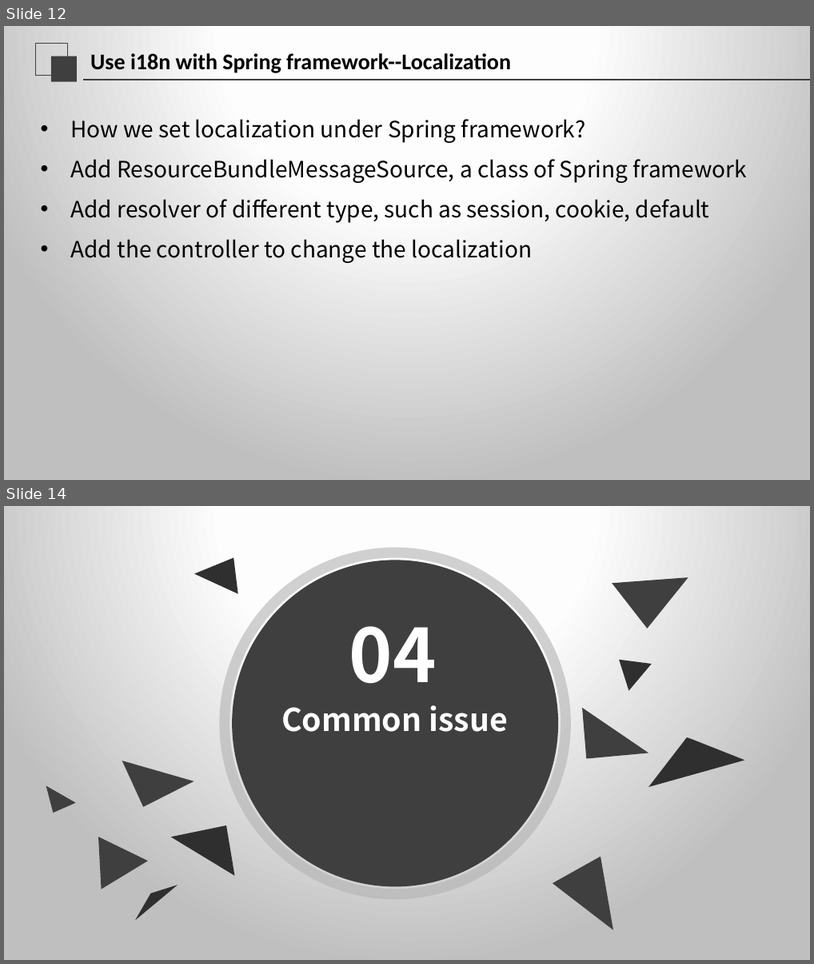
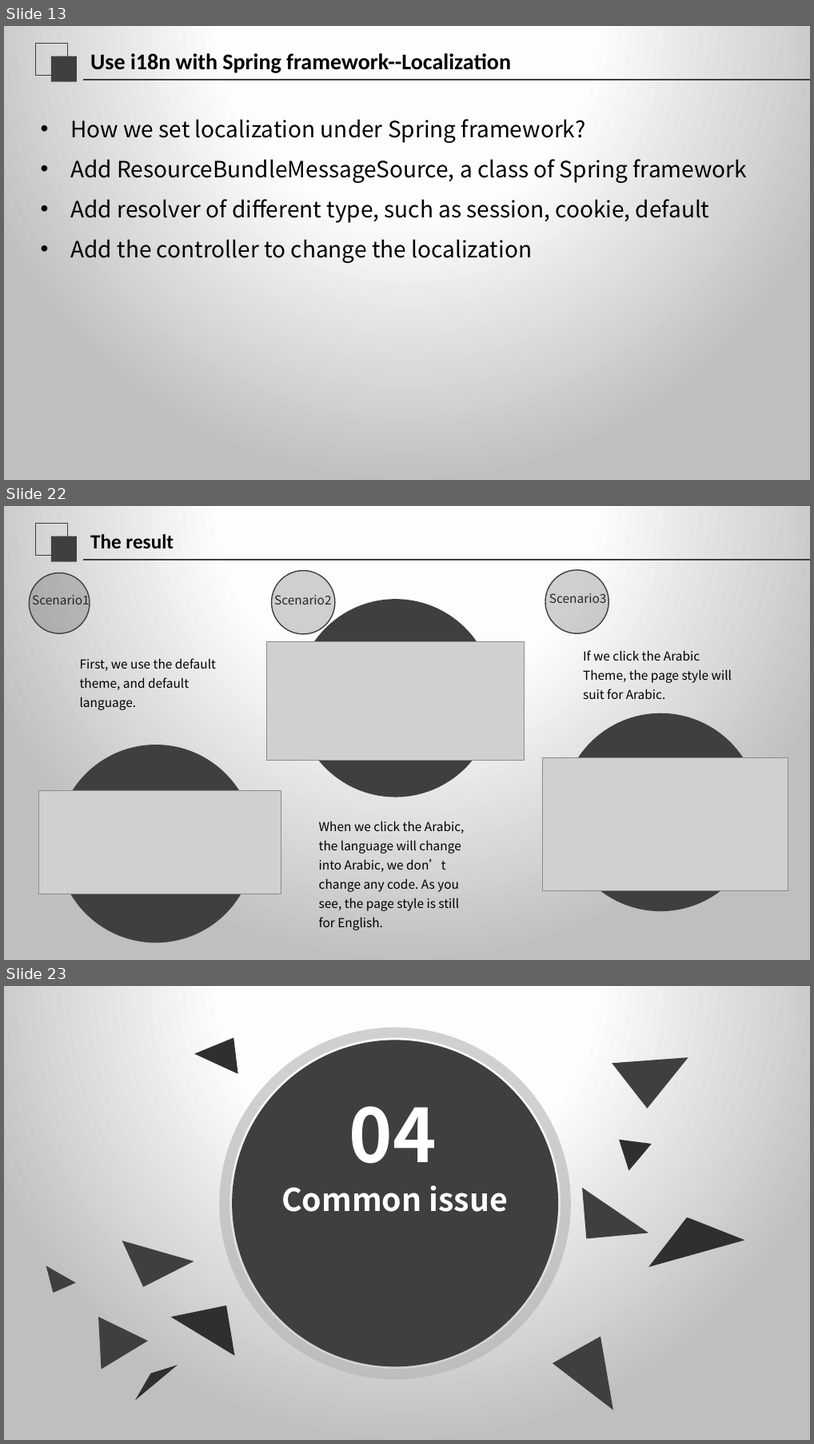
Before and after one commit to jishiting/SpringI18N, a slide deck: Internationalization.pptx. Shown one above the other, each under a label of ours: slides 12 and 14 before the commit, slides 13, 22 and 23 after it; the slides between them are not shown. The pictures are 814x964 and 814x1444 pixels, drawn with LibreOffice and Linux fonts; fonts in the diff are those of the drawing; grey boxes stand for pictures. Boxes give left, top, right and bottom in pixels: in the first picture for what was removed or moved away, otherwise in the second. Text is boxed around its words. In the diff, an @@ line names an element or a change of style, - is before the commit and + after.

```diff
--- a/Internationalization.pptx
+++ b/Internationalization.pptx
@@ slide 22 added at box(4, 506, 810, 960), background gradient #FFFFFF to #FEFEFE to #BFBFBF; not listed: 3 template elements that a slide beside it also shows @@
@@ title added at box(90, 534, 174, 548), 18 pt, text #000000, bold @@
+The result
@@ ellipse added at box(29, 573, 90, 633), fill #3F3F3F at 24% opacity, outline #3F3F3F 1 pt @@
@@ ellipse added at box(272, 571, 335, 634), fill #3F3F3F at 24% opacity, outline #3F3F3F 1 pt @@
@@ ellipse added at box(546, 570, 610, 633), fill #3F3F3F at 24% opacity, outline #3F3F3F 1 pt @@
@@ text added at box(32, 592, 89, 604), 11 pt, text #262626 @@
+Scenario1
@@ text added at box(274, 595, 331, 604), 11 pt, text #262626 @@
+Scenario2
@@ ellipse added at box(297, 599, 494, 796), fill #3F3F3F @@
@@ text added at box(550, 593, 606, 603), 11 pt, text #262626 @@
+Scenario3
@@ picture added at box(267, 641, 524, 761) @@
@@ text added at box(80, 658, 216, 710), 11 pt, text #000000 @@
+First, we use the default theme, and default language.
@@ text added at box(583, 650, 732, 699), 11 pt, text #000000 @@
+If we click the Arabic Theme, the page style will suit for Arabic.
@@ ellipse added at box(562, 713, 759, 911), fill #3F3F3F @@
@@ ellipse added at box(58, 744, 254, 942), fill #3F3F3F @@
@@ picture added at box(542, 757, 788, 890) @@
@@ picture added at box(38, 791, 281, 894) @@
@@ text added at box(319, 820, 465, 930), 11 pt, text #000000 @@
+When we click the Arabic, the language will change into Arabic, we don’t change any code. As you see, the page style is still for English.
@@ what was slide 12 is now slide 13 @@
@@ what was slide 14 is now slide 23 @@
```
Also in this commit, not shown: 2 slides changed, 9 other slides added, 1 slide removed.
